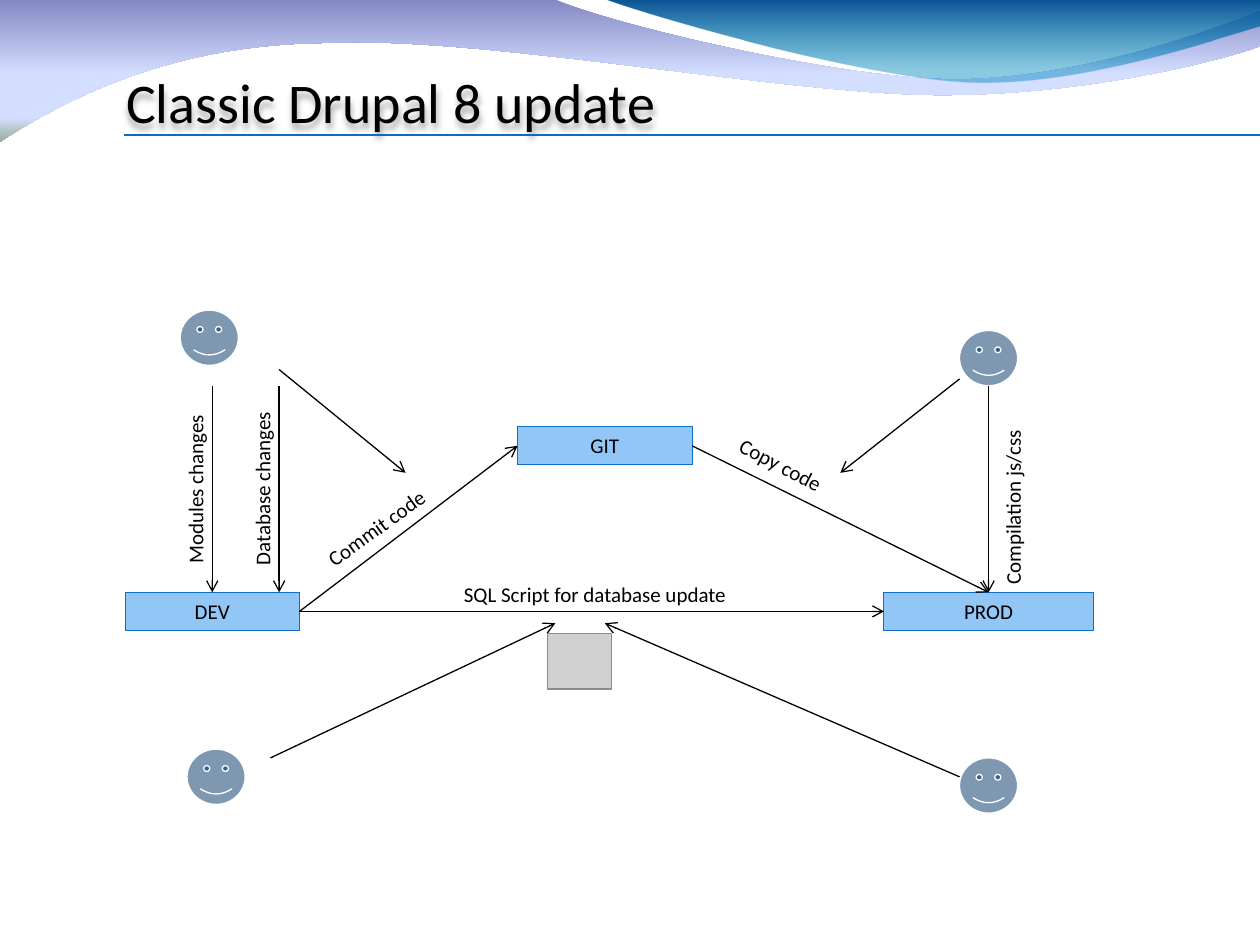
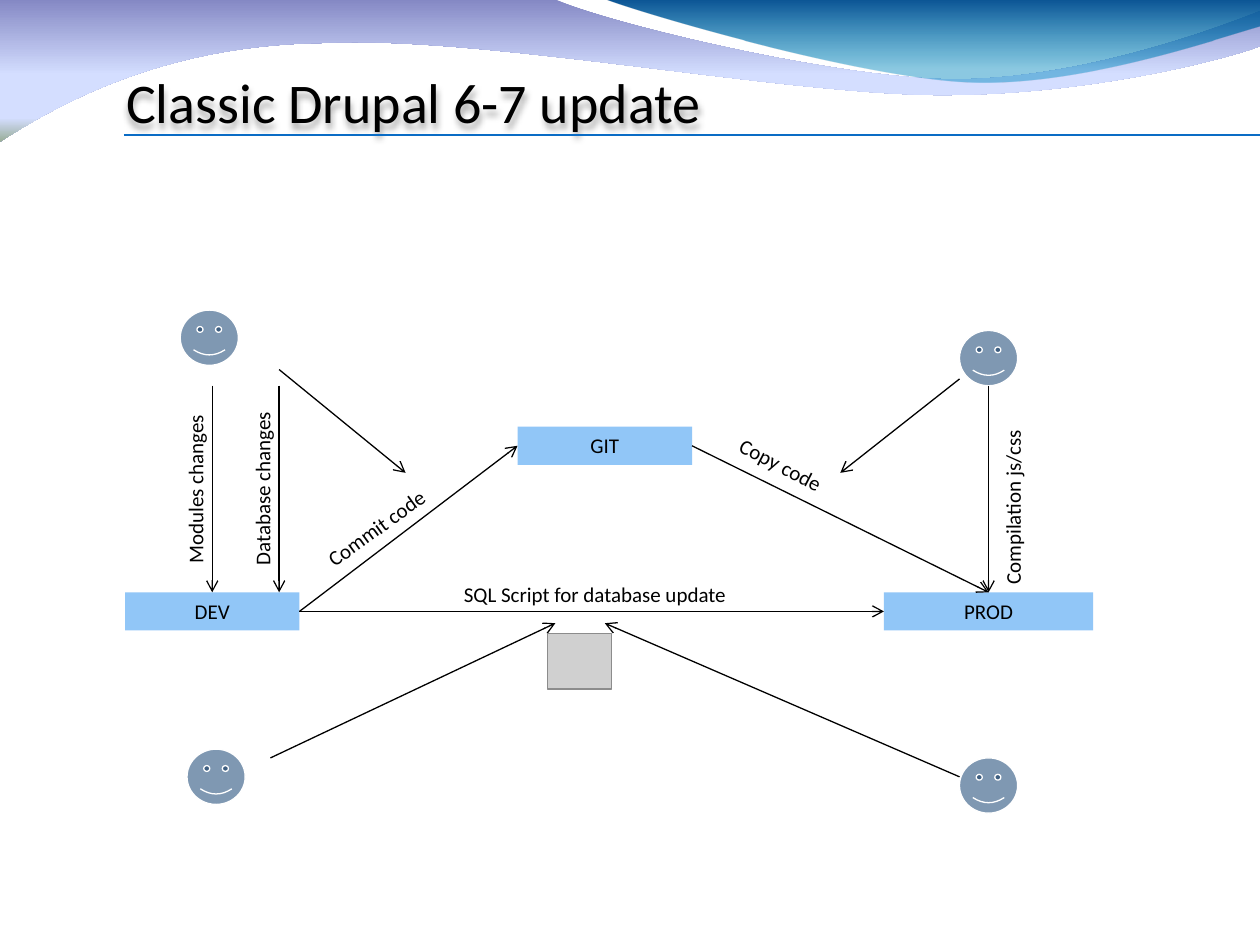
Before and after one commit to fauconv/dcf, a slide deck: slide 4 of docs/Drupal Custom Factory 8.pptx. Drawn at 1260x945 pixels with LibreOffice and Linux fonts; fonts in the diff are those of the drawing; grey boxes stand for pictures; background and template pictures are left out. Boxes give left, top, right and bottom in pixels: in the first picture for what was removed or moved away, otherwise in the second. Text is boxed around its words. In the diff, an @@ line names an element or a change of style, - is before the commit and + after.

```diff
--- a/docs/Drupal Custom Factory 8.pptx
+++ b/docs/Drupal Custom Factory 8.pptx
@@ title at <box>126,84,701,136</box>: text changed @@
-Classic Drupal 8 update
+Classic Drupal 6-7 update
@@ outline #0F6FC6 0.75 pt to none in 3 elements at <box>125,592,299,630</box>, <box>885,592,1094,630</box>, <box>518,427,692,465</box> @@
```
Also in this commit, not shown: 3 other slides changed, 1 slide added, 8 other files.
